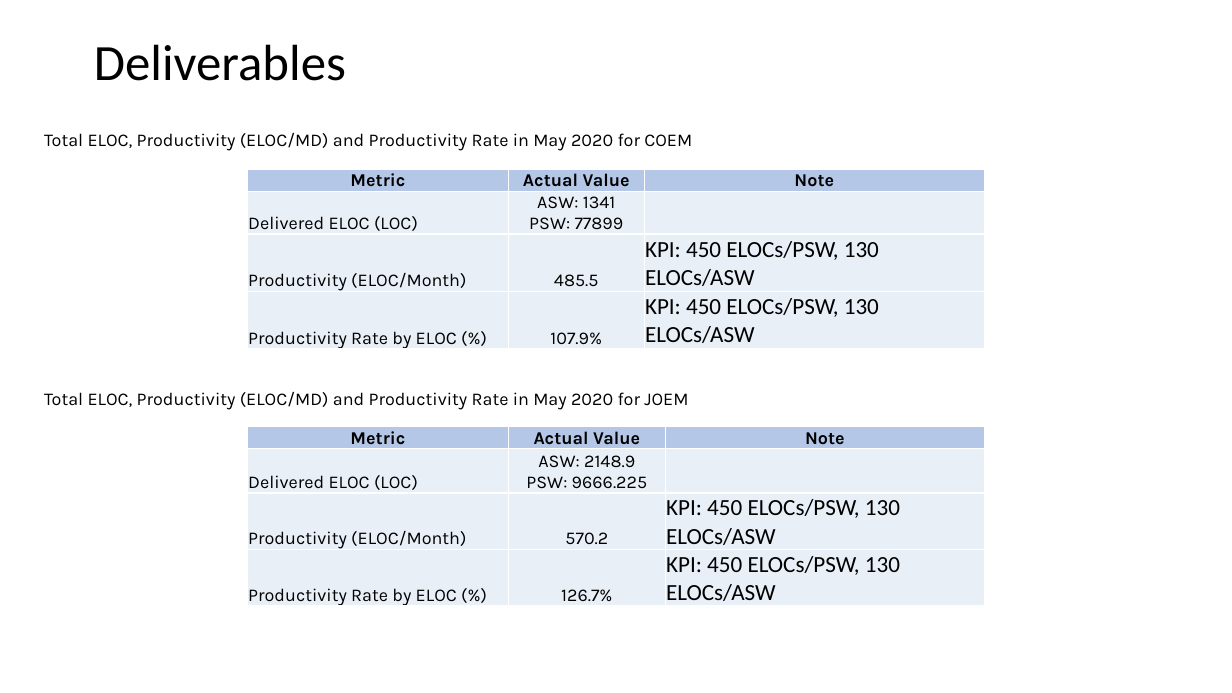
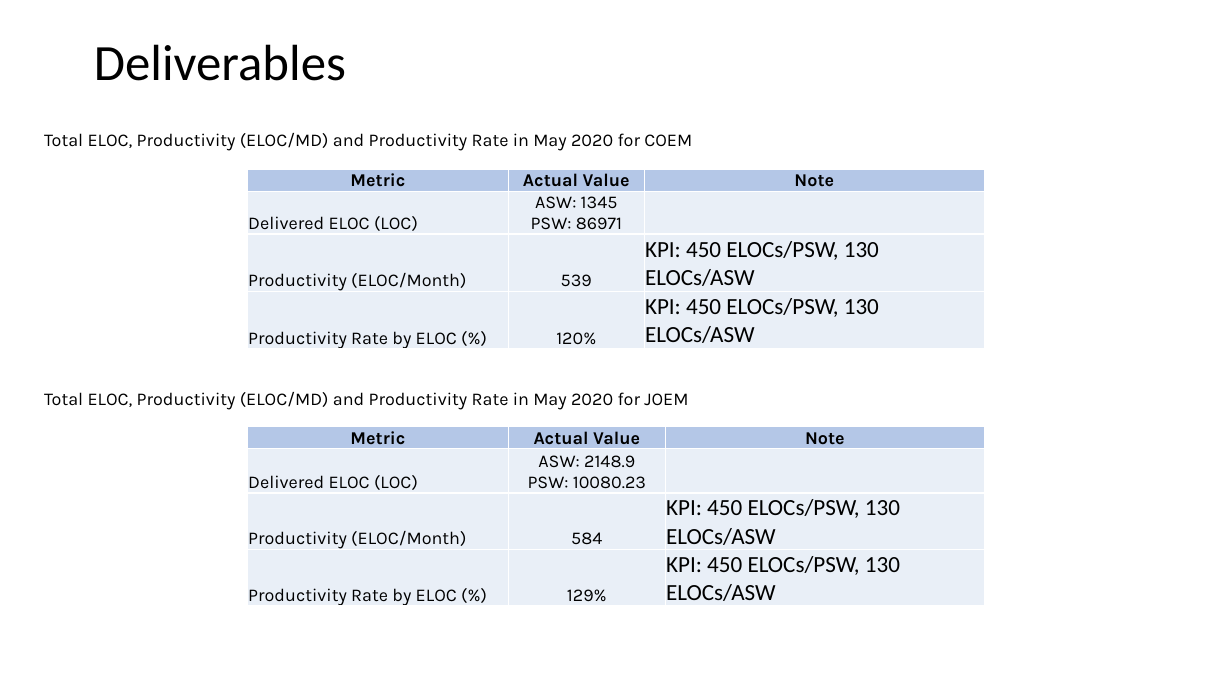
Before and after one commit to trunghieu880/My_Document, a slide deck: slide 9 of 999_NW/Test_Folder/Sample/BanVien_MonthlyReport_May_2020.pptx (slide 10 before the commit). Drawn at 1232x693 pixels with LibreOffice and Linux fonts; fonts in the diff are those of the drawing. Boxes give left, top, right and bottom in pixels: in the first picture for what was removed or moved away, otherwise in the second. Text is boxed around its words. In the diff, an @@ line names an element or a change of style, - is before the commit and + after.

```diff
--- a/999_NW/Test_Folder/Sample/BanVien_MonthlyReport_May_2020.pptx
+++ b/999_NW/Test_Folder/Sample/BanVien_MonthlyReport_May_2020.pptx
@@ table at <box>248,169,986,352</box> @@
-row 2, column 2: ASW: 1341 PSW: 77899
+row 2, column 2: ASW: 1345 PSW: 86971
-row 3, column 2: 485.5
+row 3, column 2: 539
-row 4, column 2: 107.9%
+row 4, column 2: 120%
@@ table at <box>248,426,986,609</box> @@
-row 2, column 2: ASW: 2148.9 PSW: 9666.225
+row 2, column 2: ASW: 2148.9 PSW: 10080.23
-row 3, column 2: 570.2
+row 3, column 2: 584
-row 4, column 2: 126.7%
+row 4, column 2: 129%
```
Also in this commit, not shown: 8 other slides changed, 1 slide removed, 1 other file.
